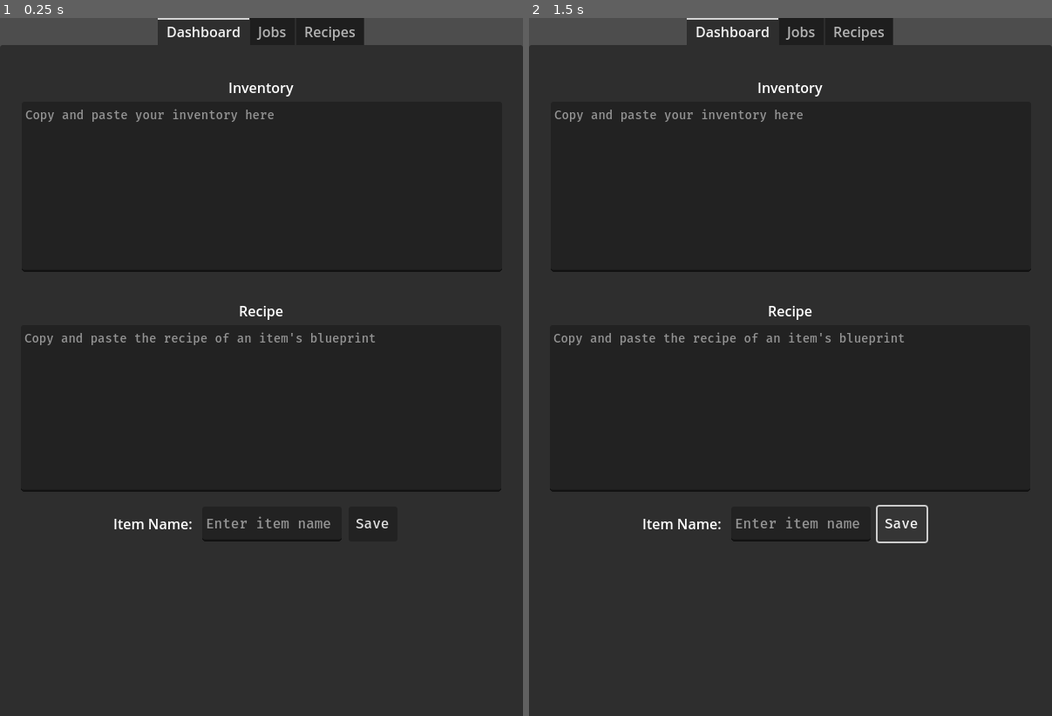
Above: before the commit, frames 1-2 (left to right).
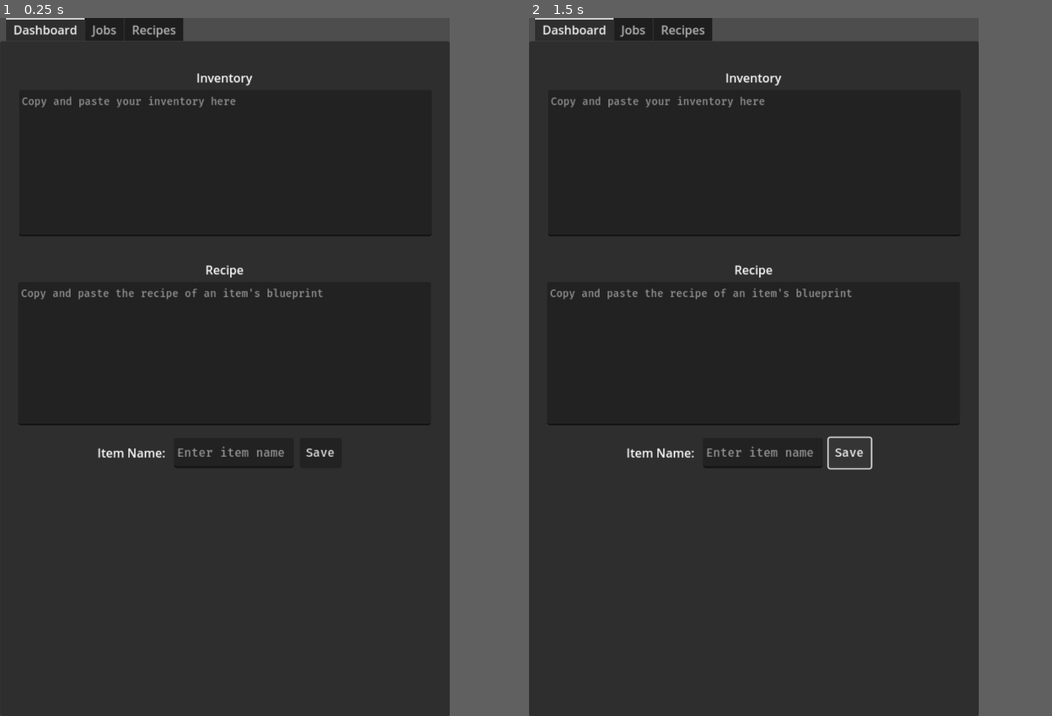
Above: after the commit, the same moments.

Repository: cyclo9/EVE-Industry-Manager
Game: Godot game, scene res://scenes/eve_industry_manager.tscn
Two runs of this game, one before a commit and one after it. Both use one fixed random seed, a clock stepped at 60 frames per second and the inputs below.
Inputs:
- Up to frame 1 (0.25 s): no input
- Up to frame 2 (1.5 s): click "Save" at 0.5 s
In our replay, the window is 600x800 before the commit and 516x800 after it. These sizes can differ from the game's own. Grey fills any space a smaller window leaves; there, only what the larger window draws over its background counts as a difference.

The runs differ from the first frame. In frame 1, 5.1% of the frame differs, in the area x 0-100%, y 0-75%; in frame 2, 5.3%, in the area x 0-100%, y 0-76%.
Error before the commit: Attempt to call function 'dir_exists' in base 'null instance' on a null instance. (res://scripts/EVE)
Error after the commit: Attempt to call function 'get_files' in base 'null instance' on a null instance. (res://scripts/Recipe/LoadRecipes.gd:24)

Commit message:
Add removal functionality to recipes

Diff:
--- a/project.godot
+++ b/project.godot
@@ -17,8 +17,8 @@
 
 [display]
 
-window/size/viewport_width=600
-window/size/viewport_height=800
+window/size/viewport_width=900
+window/size/viewport_height=1396
 window/stretch/mode="viewport"
 
 [rendering]
--- a/scenes/eve_industry_manager.tscn
+++ b/scenes/eve_industry_manager.tscn
@@ -1,17 +1,15 @@
-[gd_scene load_steps=7 format=3 uid="uid://ba6oantobuahb"]
+[gd_scene load_steps=6 format=3 uid="uid://bp0nea5hpdntd"]
 
 [ext_resource type="FontFile" uid="uid://deo1pnjujhkiy" path="res://assets/fonts/Fira Mono/FiraMono-Medium.ttf" id="1_00p4f"]
 [ext_resource type="Script" path="res://scripts/EVE Industry Manager/eve_industry_manager.gd" id="1_dyk41"]
 [ext_resource type="Script" path="res://scripts/Inventory/inventory.gd" id="3_pkt6b"]
-[ext_resource type="Script" path="res://scripts/Recipe/RecipeText.gd" id="4_ts53q"]
-[ext_resource type="Script" path="res://scripts/Recipe/ItemNameText.gd" id="5_4ade1"]
+[ext_resource type="Script" path="res://scripts/Recipe/LoadRecipes.gd" id="5_v3fgq"]
 [ext_resource type="Script" path="res://scripts/Recipe/SaveRecipe.gd" id="6_eoqdc"]
 
 [node name="TabContainer" type="TabContainer"]
-custom_minimum_size = Vector2(600, 800)
 offset_right = 600.0
 offset_bottom = 931.0
-tab_alignment = 1
+scale = Vector2(1.5, 1.5)
 script = ExtResource("1_dyk41")
 
 [node name="Dashboard" type="ScrollContainer" parent="."]
@@ -86,7 +84,6 @@
 offset_bottom = 280.0
 theme_override_fonts/font = ExtResource("1_00p4f")
 placeholder_text = "Enter item name"
-script = ExtResource("5_4ade1")
 
 [node name="RecipeText" type="TextEdit" parent="Dashboard/Control/Recipe"]
 light_mask = 3
@@ -98,7 +95,6 @@
 theme_override_font_sizes/font_size = 14
 placeholder_text = "Copy and paste the recipe of an item's blueprint"
 scroll_smooth = true
-script = ExtResource("4_ts53q")
 
 [node name="SaveRecipe" type="Button" parent="Dashboard/Control/Recipe"]
 layout_mode = 0
@@ -126,13 +122,11 @@
 layout_mode = 2
 
 [node name="Control" type="Control" parent="Recipes"]
-visible = false
 custom_minimum_size = Vector2(600, 900)
 layout_mode = 2
+size_flags_vertical = 3
+script = ExtResource("5_v3fgq")
 
 [connection signal="text_changed" from="Dashboard/Control/Inventory/TextEdit" to="Dashboard/Control/Inventory/TextEdit" method="_on_text_changed"]
-[connection signal="send_item_name" from="Dashboard/Control/Recipe/ItemNameText" to="Dashboard/Control/Recipe/SaveRecipe" method="_on_item_name_text_send_item_name"]
-[connection signal="send_recipe" from="Dashboard/Control/Recipe/RecipeText" to="Dashboard/Control/Recipe/SaveRecipe" method="_on_recipe_text_send_recipe"]
+[connection signal="add_recipe" from="Dashboard/Control/Recipe/SaveRecipe" to="Recipes/Control" method="_on_save_recipe_add_recipe"]
 [connection signal="pressed" from="Dashboard/Control/Recipe/SaveRecipe" to="Dashboard/Control/Recipe/SaveRecipe" method="_on_pressed"]
-[connection signal="pressed" from="Dashboard/Control/Recipe/SaveRecipe" to="Dashboard/Control/Recipe/ItemNameText" method="_on_save_recipe_pressed"]
-[connection signal="pressed" from="Dashboard/Control/Recipe/SaveRecipe" to="Dashboard/Control/Recipe/RecipeText" method="_on_save_recipe_pressed"]
--- a/scenes/recipe.tscn
+++ b/scenes/recipe.tscn
@@ -1,14 +1,13 @@
 [gd_scene load_steps=3 format=3 uid="uid://bbvj0centdtaa"]
 
-[ext_resource type="Script" path="res://scripts/Recipe/RecipeLabel.gd" id="1_khbqr"]
 [ext_resource type="Texture2D" uid="uid://cit2fdwo3qrcy" path="res://assets/images/delete.png" id="1_ybe0h"]
+[ext_resource type="Script" path="res://scripts/Recipe/DeleteRecipe.gd" id="2_jwxsk"]
 
-[node name="ReferenceRect" type="ReferenceRect"]
-offset_left = 14.0
-offset_top = 22.0
-offset_right = 264.0
-offset_bottom = 53.0
-border_color = Color(1, 1, 1, 1)
+[node name="Control" type="Control"]
+layout_mode = 3
+anchors_preset = 0
+offset_right = 600.0
+offset_bottom = 30.0
 
 [node name="Label" type="Label" parent="."]
 layout_mode = 0
@@ -20,14 +19,16 @@
 vertical_alignment = 1
 clip_text = true
 text_overrun_behavior = 3
-script = ExtResource("1_khbqr")
 
 [node name="Button" type="Button" parent="."]
 layout_mode = 0
-offset_left = 215.0
+offset_left = 550.0
 offset_top = 1.0
-offset_right = 249.0
+offset_right = 584.0
 offset_bottom = 30.0
 icon = ExtResource("1_ybe0h")
 icon_alignment = 1
 expand_icon = true
+script = ExtResource("2_jwxsk")
+
+[connection signal="pressed" from="Button" to="Button" method="_on_pressed"]
--- /dev/null
+++ b/scripts/Recipe/DeleteRecipe.gd
@@ -0,0 +1,21 @@
+extends Button
+
+signal delete_recipe
+
+var label
+
+func _ready():
+	label = get_node('../Label')
+
+func _on_pressed():
+	var recipe_name = label.text.to_lower()
+	var recipe_file = String(recipe_name) + '.json'
+
+	var dir = DirAccess.open('user://data/recipes')
+	var error = dir.remove('user://data/recipes/{}'.format({'': recipe_file}))
+	if error != OK:
+		print('Recipe failed to delete')
+	else:
+		print('Recipe delete successful')
+	dir.remove(recipe_file)
+	delete_recipe.emit()
--- a/scripts/Recipe/ItemNameText.gd
+++ /dev/null
@@ -1,6 +0,0 @@
-extends LineEdit
-
-signal send_item_name(item_name)
-
-func _on_save_recipe_pressed():
-	send_item_name.emit(text)
--- /dev/null
+++ b/scripts/Recipe/LoadRecipes.gd
@@ -0,0 +1,42 @@
+extends Control
+
+var recipe_scene = preload('res://scenes/recipe.tscn')
+
+func title(text: String) -> String:
+	var words = text.split(' ')
+	var string: String = ''
+	for i in range(words.size()):
+		if i == 0:
+			words[i] = words[i].capitalize()
+		else:
+			words[i] = String(' ') + words[i].capitalize()
+		string += String(words[i])
+	return string
+
+func load_recipes():
+	var children = get_children()
+	for child in children:
+		remove_child(child)
+		child.queue_free()
+
+	var dir = DirAccess.open('user://data/recipes')
+	# gets a list of all the recipes
+	var recipes_list = dir.get_files()
+	for i in recipes_list.size():
+		# get the recipe name
+		var recipe_name = recipes_list[i].split('.json')[0]
+		var recipe_instance = recipe_scene.instantiate()
+		recipe_instance.get_child(1).connect('delete_recipe', _on_delete_recipe)
+		recipe_instance.get_child(0).set_text(title(recipe_name))
+		recipe_instance.position = Vector2(10, (i * 35) + 10)
+		add_child(recipe_instance)
+
+# Called when the node enters the scene tree for the first time.
+func _ready():
+	load_recipes()
+
+func _on_save_recipe_add_recipe():
+	load_recipes()
+
+func _on_delete_recipe():
+	load_recipes()
--- a/scripts/Recipe/RecipeLabel.gd
+++ /dev/null
@@ -1,8 +0,0 @@
-extends Label
-
-@export var recipe_name: String
-
-# Called when the node enters the scene tree for the first time.
-func _ready():
-	if recipe_name != '':
-		text = recipe_name
--- a/scripts/Recipe/RecipeText.gd
+++ /dev/null
@@ -1,20 +0,0 @@
-extends TextEdit
-
-signal send_recipe(recipe)
-
-func parse_recipe():
-	var content = text.split('\n')
-	content.remove_at(0)
-	var recipe = {}
-
-	for line in content:
-		var array = line.split(' x ')
-		if array.size() >= 2:
-			var item = array[1]
-			var quantity = array[0]
-			recipe[item] = quantity
-
-	return recipe
-
-func _on_save_recipe_pressed():
-	send_recipe.emit(parse_recipe())
--- a/scripts/Recipe/SaveRecipe.gd
+++ b/scripts/Recipe/SaveRecipe.gd
@@ -1,15 +1,33 @@
 extends Button
 
-var item_name
-var recipe
+var ItemNameText
+var RecipeText
 
-func _on_item_name_text_send_item_name(itm):
-	item_name = itm
+signal add_recipe
 
-func _on_recipe_text_send_recipe(r):
-	recipe = r
+func _ready():
+	ItemNameText = get_node('../ItemNameText')
+	RecipeText = get_node('../RecipeText')
+
+func parse_recipe(recipe_text):
+	var content = recipe_text.split('\n')
+	# Eliminates the "Time per run" line
+	content.remove_at(0)
+	var recipe = {}
+
+	for line in content:
+		var array = line.split(' x ')
+		if array.size() >= 2:
+			var item = array[1]
+			var quantity = array[0]
+			recipe[item] = quantity
+
+	return recipe
 
 func _on_pressed():
+	var item_name = ItemNameText.text
+	var recipe = parse_recipe(RecipeText.text)
+
 	if FileAccess.file_exists('user://data/recipes/{item_name}.json'.format({'item_name': item_name.to_lower()})):
 		var dir = DirAccess.open('user://data/recipes')
 		dir.remove('{item_name}'.format({'item_name': item_name.to_lower()}))
@@ -17,6 +35,7 @@
 	var file = FileAccess.open('user://data/recipes/{item_name}.json'.format({'item_name': item_name.to_lower()}), FileAccess.WRITE)
 	if file:
 		file.store_string(JSON.stringify(recipe, '\t'))
+		add_recipe.emit()
 		print('Write saved successfully')
 	else:
 		print('Write failed to save.')
